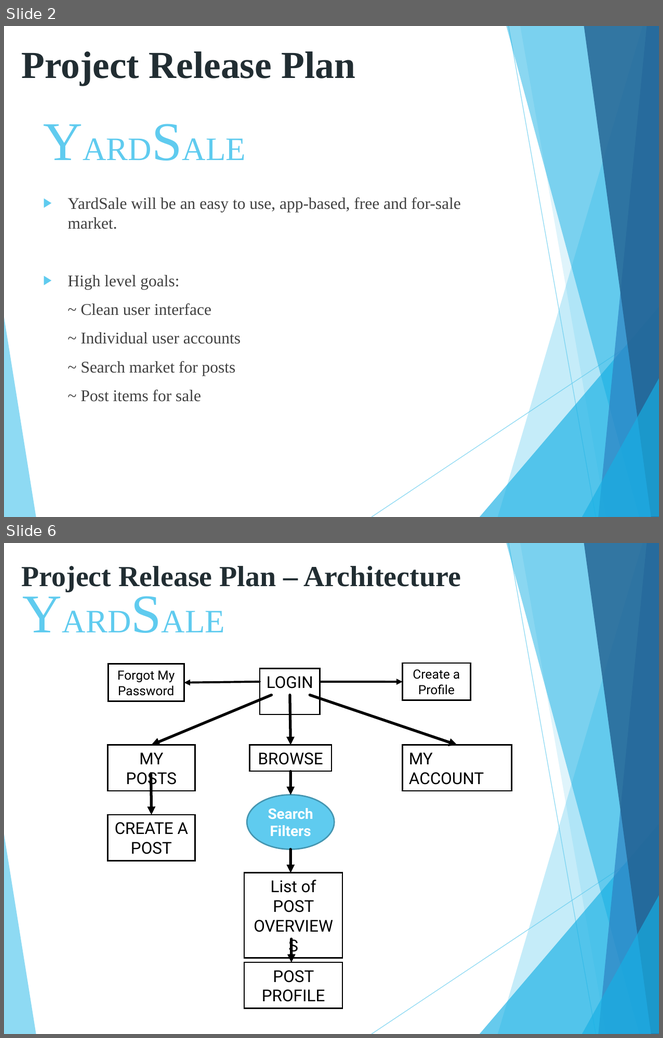
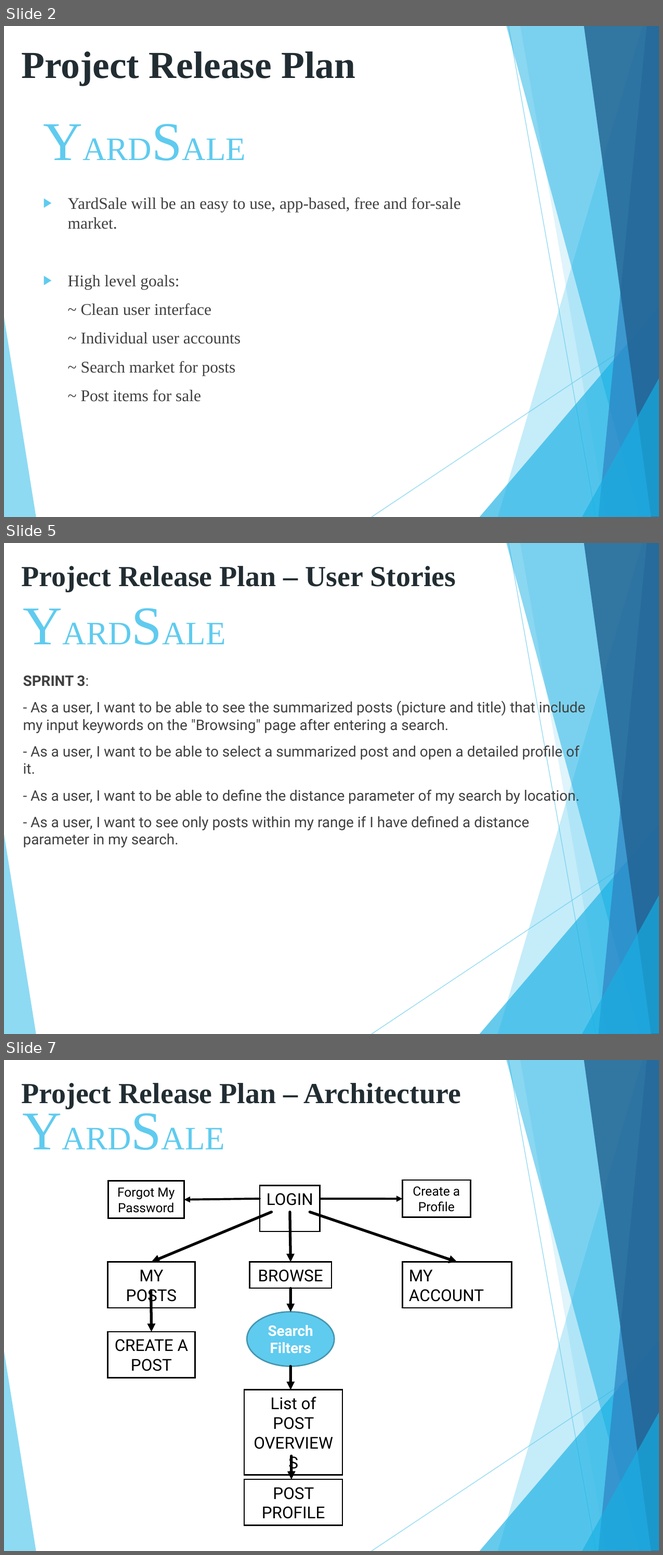
Before and after one commit to wang1kevin1/YardSale, a slide deck: Documents/ProjectRelease_v1.0.ppt. Shown one above the other, each under a label of ours: slides 2 and 6 before the commit, slides 2, 5 and 7 after it; the slides between them are not shown. The pictures are 663x1038 and 663x1555 pixels, drawn with LibreOffice and Linux fonts; fonts in the diff are those of the drawing. Boxes give left, top, right and bottom in pixels: in the first picture for what was removed or moved away, otherwise in the second. Text is boxed around its words. In the diff, an @@ line names an element or a change of style, - is before the commit and + after.

Commit message:
updated Project Release presentation with Sprint 4

```diff
--- a/Documents/ProjectRelease_v1.0.ppt
+++ b/Documents/ProjectRelease_v1.0.ppt
@@ slide 5 added at [4,543,659,1034], background #FFFFFF; not listed: 10 template elements that a slide beside it also shows @@
@@ text added at [21,566,456,591], 32 pt, text #212D32, bold @@
+Project Release Plan – User Stories
@@ title added at [16,587,606,669], 36 pt, text #5FCBEF @@
+YARDSALE
@@ text added at [23,676,586,848], 16 pt, text #404040 @@
+SPRINT 3:
+- As a user, I want to be able to see the summarized posts (picture and title) that include my input keywords on the "Browsing" page after entering a search.
+- As a user, I want to be able to select a summarized post and open a detailed profile of it.
+- As a user, I want to be able to define the distance parameter of my search by location.
+- As a user, I want to see only posts within my range if I have defined a distance parameter in my search.
@@ what was slide 6 is now slide 7 @@
```
Also in this commit, not shown: 6 slides changed.
